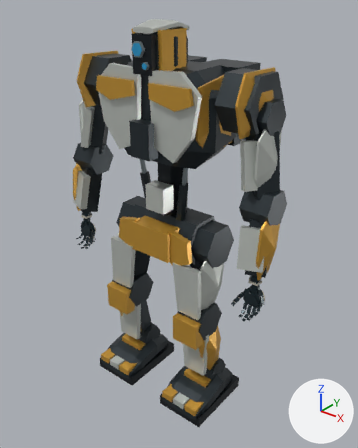
An edit to the glTF model assets/c08-worker/aurel/derived/meshopt/c08_aurel_d0_lod2.meshopt.glb, drawn before and after from the same camera.
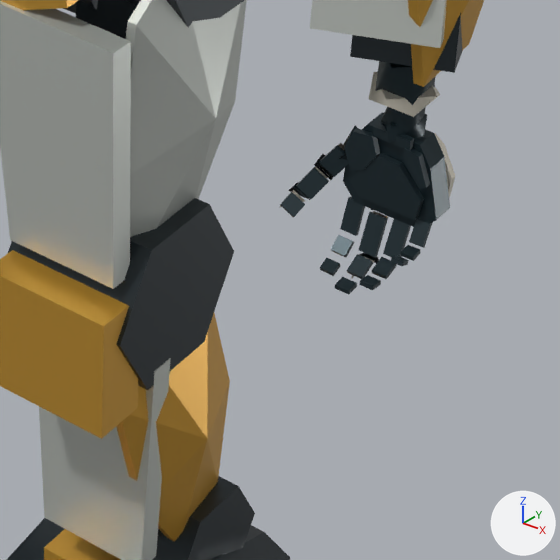
The first picture shows the older version from a 50 mm camera at (1.71, -2.08, 2.45) aimed at (0.01, 0.05, 1.13). The close-ups show the older and then the newer version on the part from 49% to 80% of the width and 59% to 84% of the height of that picture. Only the edits that show in the close-ups are written down. Lighting does not change. The marker at lower right points along +X, +Y and +Z. Vertices at exactly the same position are counted once.

In view in the first close-up: 'C08_SKIN'.
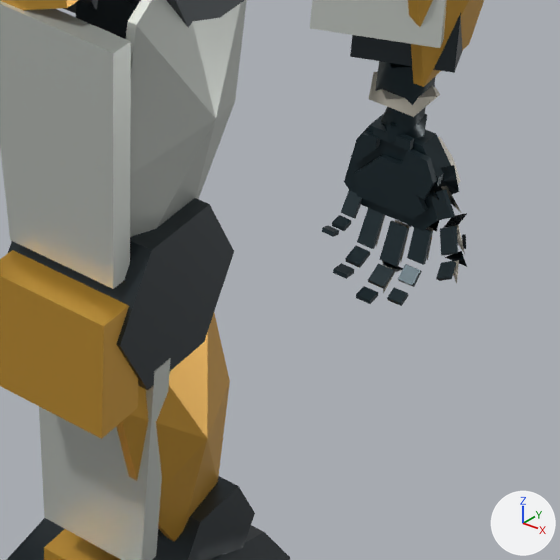
What changed in the scene script:
```text
Change me_c08_aurel_distance:
    used by ob_c08_skin; location = (0.0, 0.0, 0.0)
    remove me_c08_aurel_distance.from_pydata(...)  # 1784 vertices, 2768 faces; spans x -0.73..0.73, y -0.3..0.4, z 0.01..2.29
    add me_c08_aurel_distance.from_pydata(...)  # 1784 vertices, 2768 faces; spans x -0.76..0.76, y -0.3..0.4, z 0.01..2.29
    me_c08_aurel_distance part 1: 278 vertices moved from x 0.54..0.7, y -0.2..-0.1, z 0.84..1.01 to x 0.6..0.76, y -0.2..-0.1, z 0.84..1.01; 26 vertices removed from x 0.59..0.7, y -0.17..-0.1, z 0.85..1.01; 26 vertices added at x 0.6..0.71, y -0.17..-0.1, z 0.85..1.01
    me_c08_aurel_distance part 2: 12 kept faces spanning x -0.71..0.71, y -0.11..-0.1, z 0.94..0.96 get new vertex colours
    other edits to the shape of me_c08_aurel_distance do not show in these pictures
```

Boxes (x1, y1, x2, y2) around the edits, measured in the close-ups (560 x 560 px; the box of a moved part takes in the faces that stretch with it):
part 1 of me_c08_aurel_distance, moved or reshaped
    before: (280, 112, 455, 295)
    after: (322, 114, 467, 306)
part 2 of me_c08_aurel_distance, recoloured
    before: (448, 177, 455, 197)
